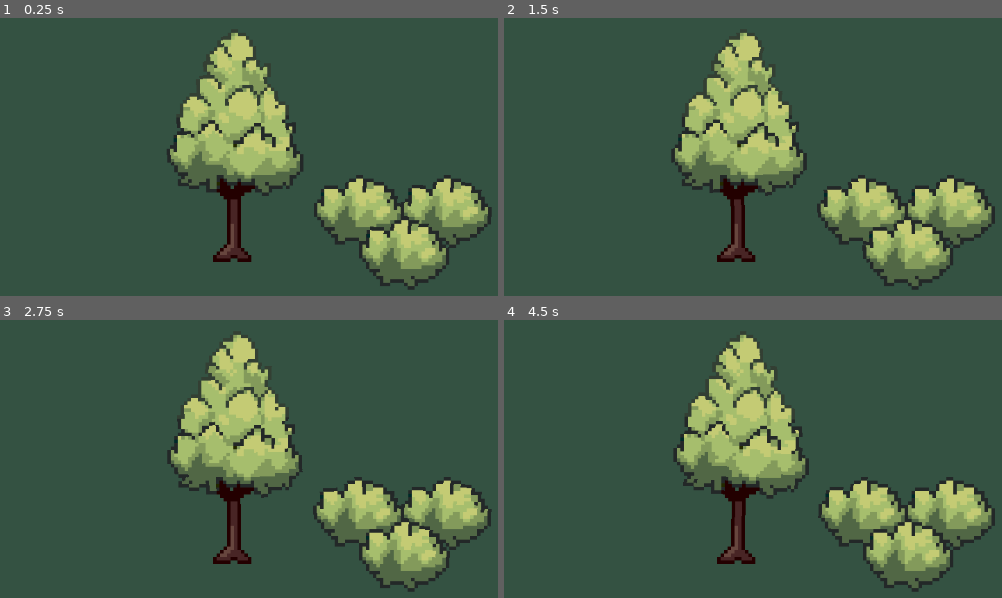
Above: before the commit, frames 1-4 (two rows, left to right).
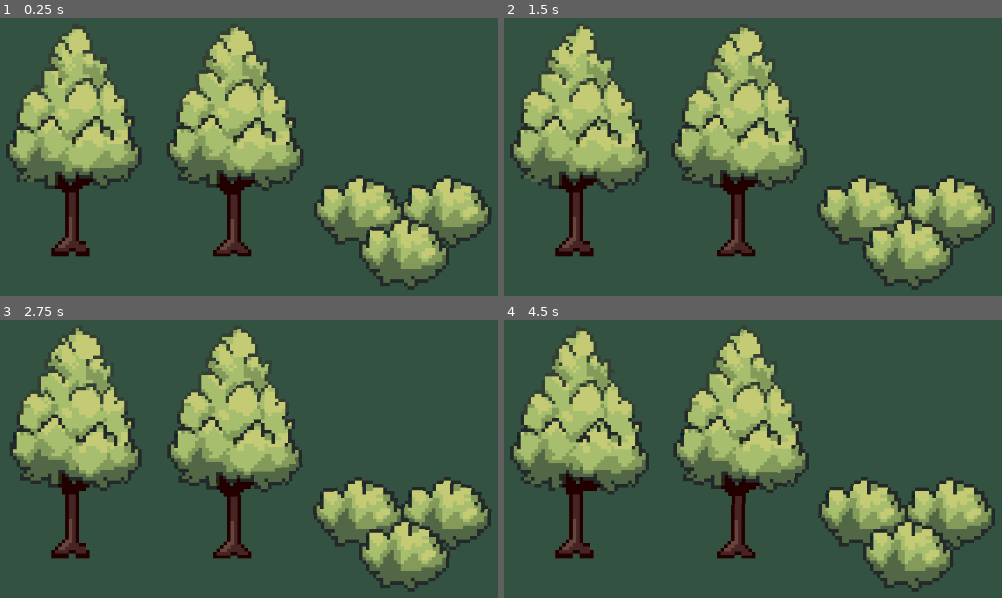
Above: after the commit, the same moments.

Repository: jess-hammer/tree-and-foliage-wind-shader-godot
Game: Godot game, scene res://Assets/MainScene.tscn
Two runs of this game, one before a commit and one after it. Both use one fixed random seed, a clock stepped at 60 frames per second and the inputs below.
Inputs:
- Up to frame 1 (0.25 s): no input
- Up to frame 2 (1.5 s): no input
- Up to frame 3 (2.75 s): no input
- Up to frame 4 (4.5 s): no input

The runs differ from the first frame. In frame 1, 16% of the frame differs, in the area x 1-61%, y 3-88%; in frame 2, 17%, in the area x 1-61%, y 2-88%; in frame 3, 16%; in frame 4, 16%.

Commit message:
Add pixelised version of windy shader

Diff:
--- a/Assets/MainScene.tscn
+++ b/Assets/MainScene.tscn
@@ -1,7 +1,8 @@
-[gd_scene load_steps=5 format=3 uid="uid://cxx4md5j63xq4"]
+[gd_scene load_steps=6 format=3 uid="uid://cxx4md5j63xq4"]
 
 [ext_resource type="Material" uid="uid://b74xeffooabws" path="res://Assets/WindyTreeMaterial.tres" id="1_aeemo"]
 [ext_resource type="Texture2D" uid="uid://5nnpitd5x70f" path="res://Assets/TestTree.png" id="1_cuele"]
+[ext_resource type="Material" uid="uid://cdf3br84yrhdd" path="res://Assets/WindyTreeMaterialPixelised.tres" id="3_rcc8b"]
 [ext_resource type="Material" uid="uid://dj32d4xqutnhf" path="res://Assets/WindyBushMaterial.tres" id="3_rpk87"]
 [ext_resource type="Texture2D" uid="uid://bpca6blspjdu7" path="res://Assets/TestBush.png" id="4_rcc8b"]
 
@@ -23,6 +24,11 @@
 position = Vector2(1, -34)
 texture = ExtResource("1_cuele")
 
+[node name="TestTreePixelised" type="Sprite2D" parent="."]
+material = ExtResource("3_rcc8b")
+position = Vector2(-45, -34)
+texture = ExtResource("1_cuele")
+
 [node name="TestBush" type="Sprite2D" parent="."]
 material = ExtResource("3_rpk87")
 position = Vector2(36, -13.5)
--- /dev/null
+++ b/Assets/WindyFoliagePixelised.gdshader
@@ -0,0 +1,65 @@
+shader_type canvas_item;
+
+uniform bool render_noise = false;
+uniform sampler2D noise_texture : repeat_enable; // set in inspector
+uniform float amplitude : hint_range(0.0, 0.5, 0.01) = 0.2;
+uniform float time_scale : hint_range(0.0, 5.0, 0.01) = 0.04;
+uniform float noise_scale : hint_range(0.0, 2.0, 0.0001) = 0.001;
+uniform float rotation_strength : hint_range(0.0, 1.0, 0.05) = 1;
+uniform vec2 rotation_pivot = vec2(0.5, 1);
+uniform float distance_cutoff : hint_range(0.0, 1.0, 0.05) = 0.3;
+varying vec2 world_position;
+
+void vertex(){
+    world_position = (MODEL_MATRIX * vec4(VERTEX, 0.0, 1.0)).xy;
+}
+
+vec2 get_sample_pos(vec2 pos, float scale, float offset) {
+	pos *= scale;
+	pos += offset;
+	return pos;
+}
+
+vec2 rotate_vec(vec2 vec, vec2 pivot, float rotation) {
+	float cosa = cos(rotation);
+	float sina = sin(rotation);
+	vec -= pivot;
+	return vec2(
+		cosa * vec.x - sina * vec.y,
+		cosa * vec.y + sina * vec.x
+	) + pivot;
+}
+
+vec2 get_pixelated_uvs(vec2 uv, vec2 texture_pixel_size) {
+    vec2 texture_dimensions = 1.0 / texture_pixel_size;
+    vec2 pixel_coords = uv * texture_dimensions;
+    vec2 snapped_pixel_coords = vec2(round(pixel_coords.x), round(pixel_coords.y));
+    vec2 pixelated_uv = snapped_pixel_coords / texture_dimensions;
+	return pixelated_uv;
+}
+
+void fragment() {
+	vec2 uv = get_pixelated_uvs(UV, TEXTURE_PIXEL_SIZE);
+
+	// get noise from texture
+	vec2 noise_sample_pos = get_sample_pos(uv, noise_scale, TIME * time_scale);
+	float noise_amount = texture(noise_texture, noise_sample_pos).r - 0.5f;
+
+	// get rotation position around a pivot
+	float rotation = amplitude * noise_amount;
+	vec2 rotated_uvs = rotate_vec(uv, rotation_pivot, rotation);
+
+	// blend original uvs and rotated uvs based on distance to pivot
+	float dist = distance(uv, rotation_pivot);
+	dist = clamp(dist, distance_cutoff, 1) * rotation_strength - distance_cutoff;
+	vec2 result_uvs = mix(uv, rotated_uvs, dist);
+
+	// output color
+	COLOR = texture(TEXTURE, result_uvs);
+
+	// optional, preview noise texture for debugging
+	if (render_noise) {
+		vec4 noise_color = texture(noise_texture, noise_sample_pos);
+		COLOR = noise_color;
+	}
+}
--- a/Assets/WindyTreeMaterial.tres
+++ b/Assets/WindyTreeMaterial.tres
@@ -8,6 +8,7 @@
 noise = SubResource("FastNoiseLite_7v2rc")
 
 [resource]
+resource_local_to_scene = true
 shader = ExtResource("1_vhfv0")
 shader_parameter/render_noise = false
 shader_parameter/noise_texture = SubResource("NoiseTexture2D_7v2rc")
--- /dev/null
+++ b/Assets/WindyTreeMaterialPixelised.tres
@@ -0,0 +1,21 @@
+[gd_resource type="ShaderMaterial" load_steps=4 format=3 uid="uid://cdf3br84yrhdd"]
+
+[ext_resource type="Shader" uid="uid://bw5f3g6wfm5vq" path="res://Assets/WindyFoliagePixelised.gdshader" id="1_gsvae"]
+
+[sub_resource type="FastNoiseLite" id="FastNoiseLite_3rrwe"]
+metadata/_preview_in_3d_space_ = true
+
+[sub_resource type="NoiseTexture2D" id="NoiseTexture2D_50vdr"]
+seamless = true
+noise = SubResource("FastNoiseLite_3rrwe")
+
+[resource]
+shader = ExtResource("1_gsvae")
+shader_parameter/render_noise = false
+shader_parameter/noise_texture = SubResource("NoiseTexture2D_50vdr")
+shader_parameter/amplitude = 0.2
+shader_parameter/time_scale = 0.04
+shader_parameter/noise_scale = 0.2
+shader_parameter/rotation_strength = 1.0
+shader_parameter/rotation_pivot = Vector2(0.5, 1)
+shader_parameter/distance_cutoff = 0.3
Binary file changed: Assets/TestTree.png
Not shown, added: Assets/WindyFoliagePixelised.gdshader.uid
